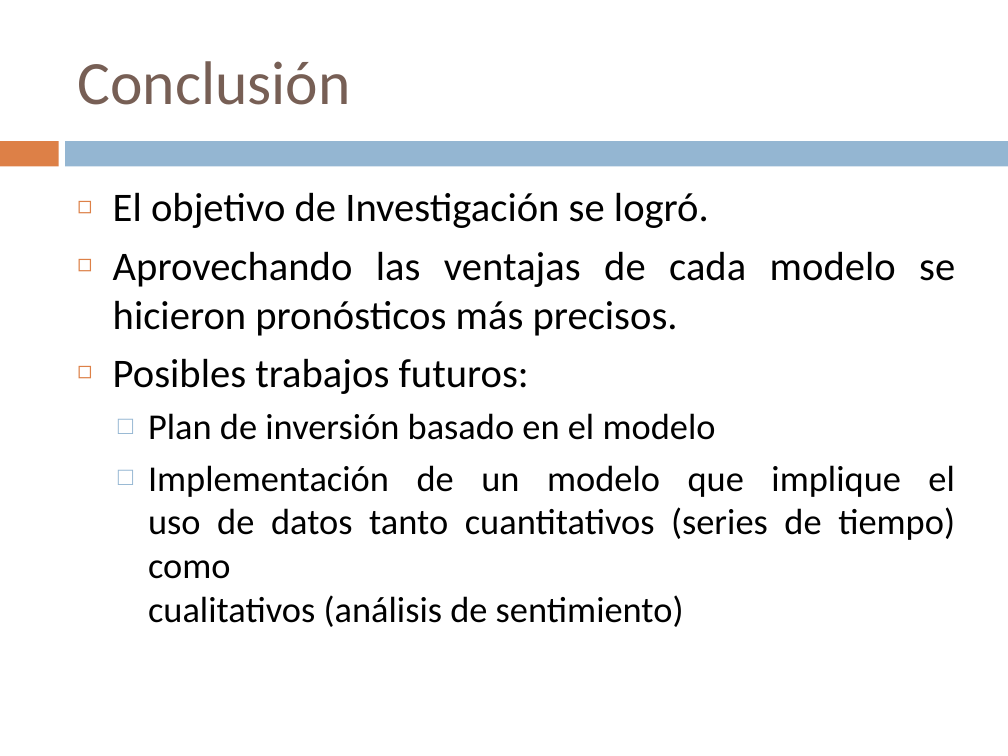
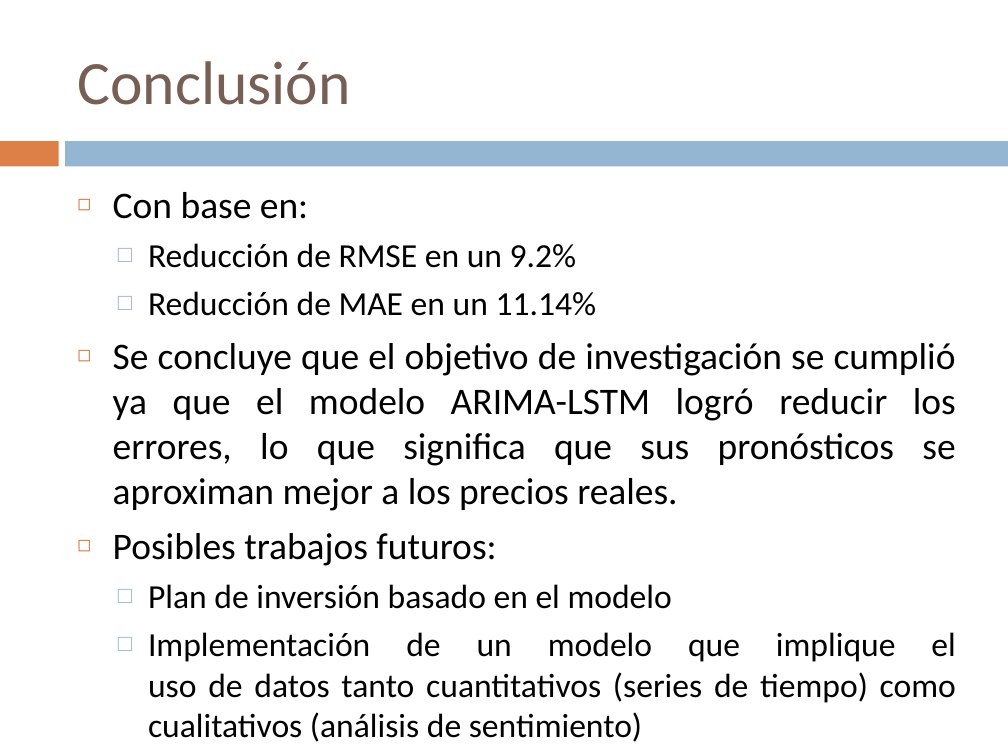
Before and after one commit to maci2233/Artificial_Intelligence, a slide deck: slide 13 of machine_learning/Regression/bitcoin_price_forecast/presentacion_final/presentacion.pptx. Drawn at 1008x756 pixels with LibreOffice and Linux fonts; fonts in the diff are those of the drawing. Boxes give left, top, right and bottom in pixels: in the first picture for what was removed or moved away, otherwise in the second. Text is boxed around its words. In the diff, an @@ line names an element or a change of style, - is before the commit and + after.

Commit message:
Correciones presentación final

```diff
--- a/machine_learning/Regression/bitcoin_price_forecast/presentacion_final/presentacion.pptx
+++ b/machine_learning/Regression/bitcoin_price_forecast/presentacion_final/presentacion.pptx
@@ text at (113,192,956,511): text changed; size 29 to 26.8 pt @@
-◻ El objetivo de Investigación se logró.
-◻ Aprovechando las ventajas de cada modelo se
-  hicieron pronósticos más precisos.
+◻ Con base en:
+  □ Reducción de RMSE en un 9.2%
+  □ Reducción de MAE en un 11.14%
+◻ Se concluye que el objetivo de investigación se cumplió ya que el modelo ARIMA-LSTM logró reducir los errores, lo que significa que sus pronósticos se aproximan mejor a los precios reales.
@@ text at (113,533,956,742): size 29 to 26.8 pt in "Posibles trabajos futuros:"; size 26 to 24.1 pt in "Plan de inversión basado en el modelo", "Implementación de un modelo que implique el ..." @@
```
Also in this commit, not shown: 2 other files.
